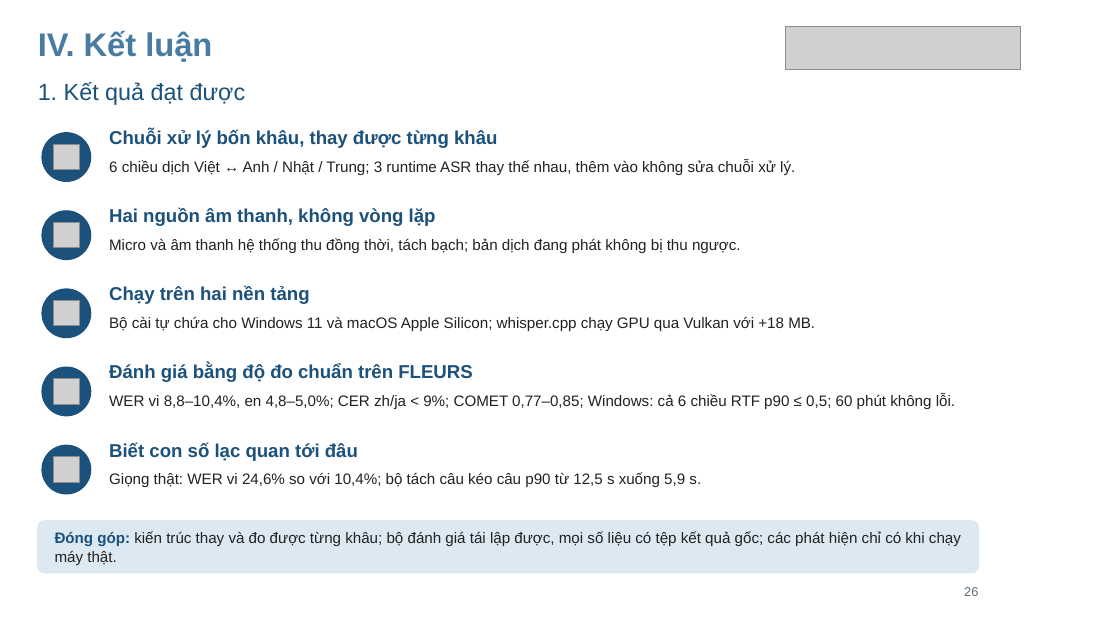
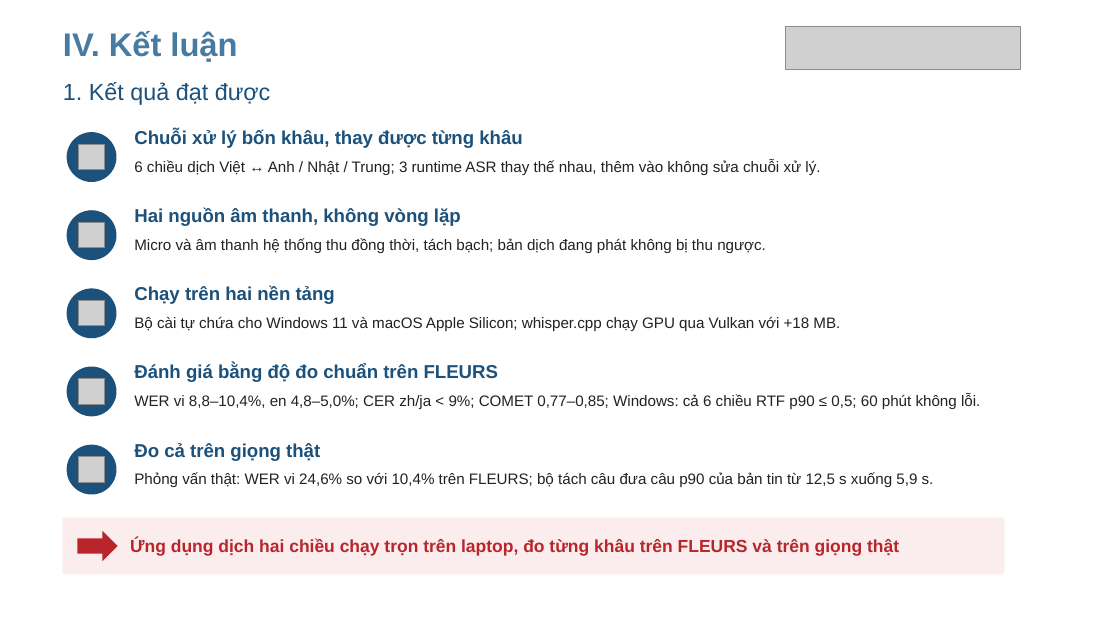
Before and after one commit to RokeyHung/local-live-voice-translator, a slide deck: slide 22 of docs/slides/24410300_NgoManhHung_SlideBaoVe.pptx (slide 26 before the commit). Drawn at 1120x630 pixels with LibreOffice and Linux fonts; fonts in the diff are those of the drawing; grey boxes stand for pictures; background and template pictures are left out. Boxes give left, top, right and bottom in pixels: in the first picture for what was removed or moved away, otherwise in the second. Text is boxed around its words. In the diff, an @@ line names an element or a change of style, - is before the commit and + after.

```diff
--- a/docs/slides/24410300_NgoManhHung_SlideBaoVe.pptx
+++ b/docs/slides/24410300_NgoManhHung_SlideBaoVe.pptx
@@ 10 texts, 5 pictures, 5 ellipses: place and size @@
-10 texts, 5 pictures, 5 ellipses at [38,31,955,494]
+10 texts, 5 pictures, 5 ellipses at [63,31,980,494]
@@ text at [134,443,320,461]: text changed @@
-Biết con số lạc quan tới đâu
+Đo cả trên giọng thật
@@ text at [134,472,934,487]: text changed @@
-Giọng thật: WER vi 24,6% so với 10,4%; bộ tách câu kéo câu p90 từ 12,5 s xuống 5,9 s.
+Phỏng vấn thật: WER vi 24,6% so với 10,4% trên FLEURS; bộ tách câu đưa câu p90 của bản tin từ 12,5 s xuống 5,9 s.
@@ text removed at [55,531,961,565] @@
-Đóng góp: kiến trúc thay và đo được từng khâu; bộ đánh giá tái lập được, mọi số liệu có tệp kết quả gốc; các phát hiện chỉ có khi chạy máy thật.
@@ rounded rectangle: place and size @@
-rounded rectangle at [38,521,979,573]
+rounded rectangle at [63,518,1004,574]
@@ rounded rectangle at [63,518,1004,574]: fill #DCE8F2 to #FBEDED; outline #DCE8F2 1 pt to #FBEDED 1 pt; proportions changed @@
@@ right arrow added at [77,531,118,561], fill #B8262B @@
@@ text added at [130,539,899,556], 15 pt, text #B8262B, bold @@
+Ứng dụng dịch hai chiều chạy trọn trên laptop, đo từng khâu trên FLEURS và trên giọng thật
@@ text removed at [964,587,978,596] @@
-26
```
Also in this commit, not shown: 30 other slides changed, 14 slides added, 45 other files.
